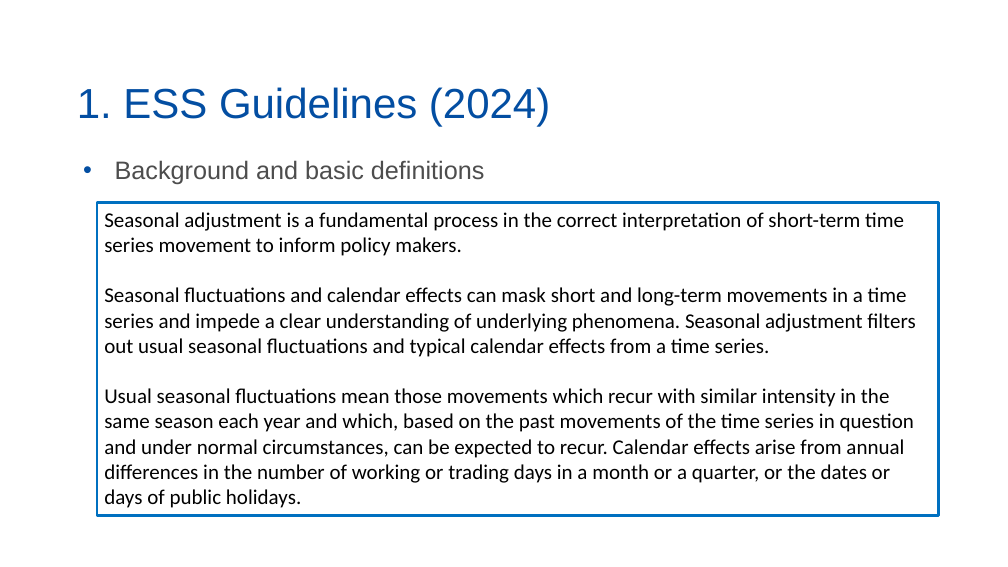
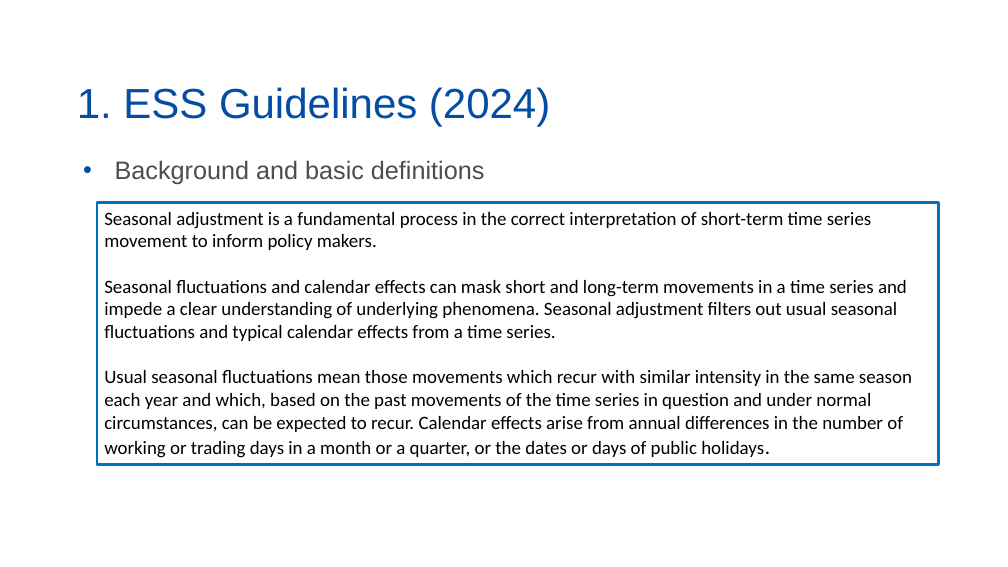
Before and after one commit to palatej/ESTP2026, a slide deck: slide 3 of 1.0 Seasonal adjustment.pptx. Drawn at 1008x567 pixels with LibreOffice and Linux fonts; fonts in the diff are those of the drawing. Boxes give left, top, right and bottom in pixels: in the first picture for what was removed or moved away, otherwise in the second. Text is boxed around its words. In the diff, an @@ line names an element or a change of style, - is before the commit and + after.

```diff
--- a/1.0 Seasonal adjustment.pptx
+++ b/1.0 Seasonal adjustment.pptx
@@ rectangle "Seasonal adjustment is a fundamental ..." resized from (x1=97, y1=203, x2=939, y2=516) to (x1=97, y1=203, x2=939, y2=465) @@
@@ rectangle "Seasonal adjustment is a fundamental ..." at (x1=97, y1=203, x2=939, y2=465): size 20 to 18 pt @@
```
Also in this commit, not shown: 6 other slides changed, 4 slides added, 1 slide removed, 5 other files.
